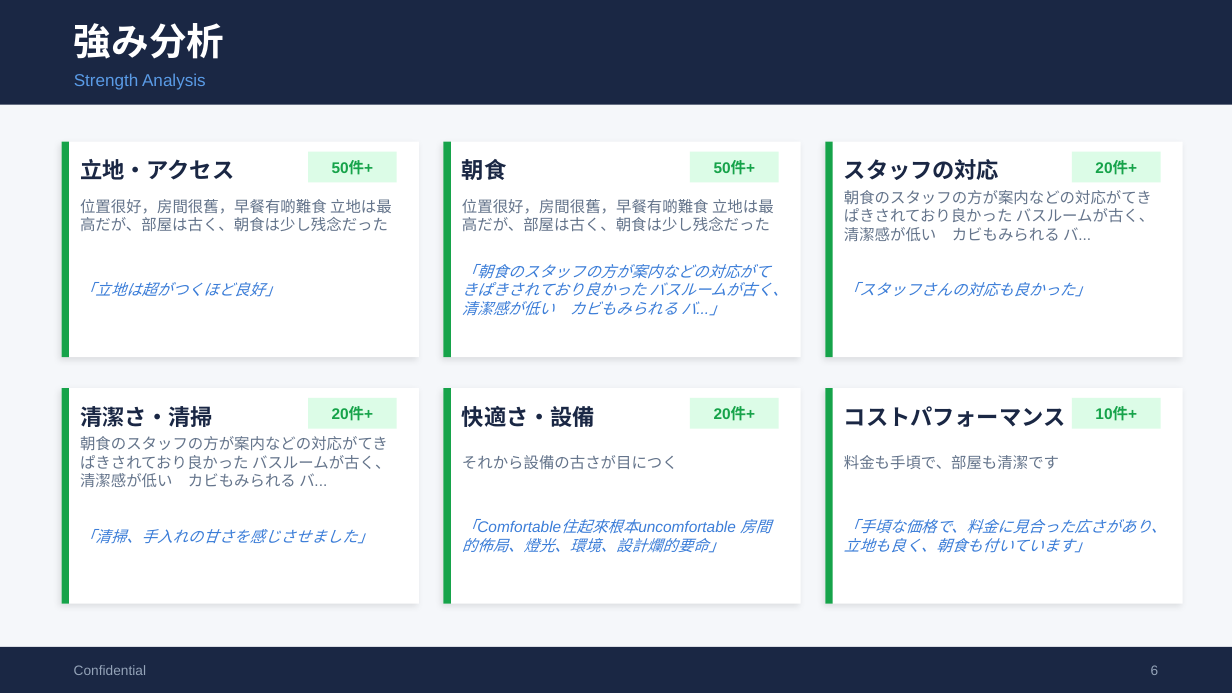
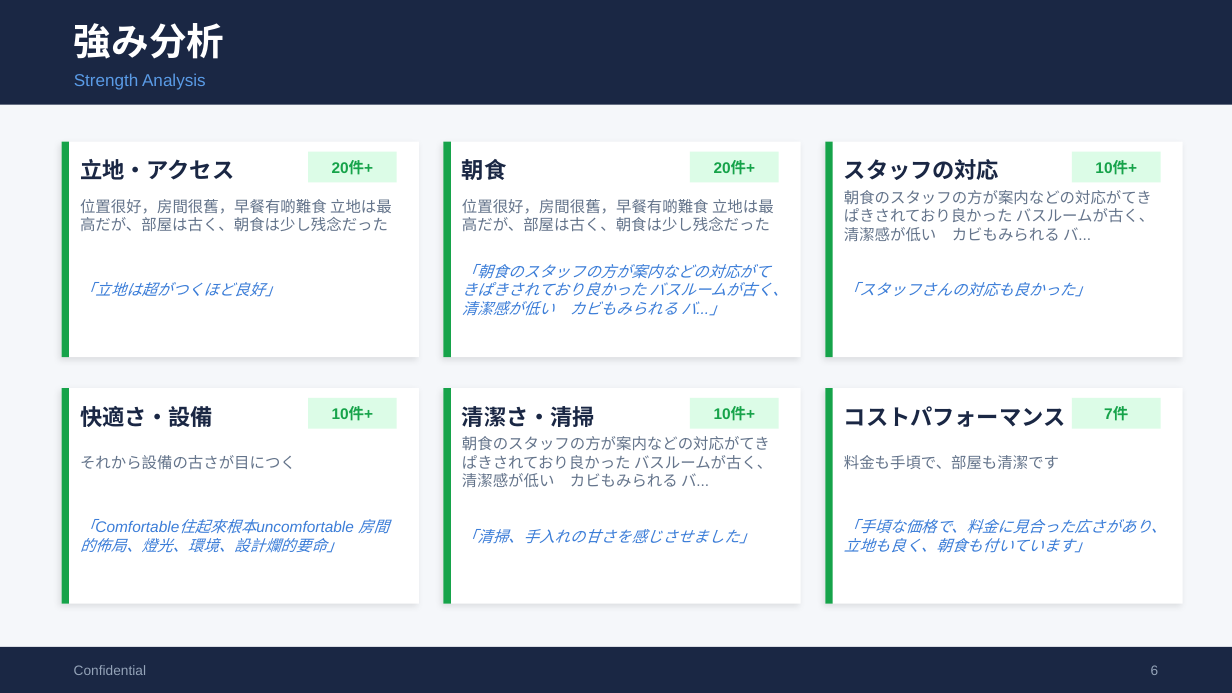
Before and after one commit to TAKAHASHIMITSUGU329/primechange-portal, a slide deck: slide 6 of 納品レポート/ホテル別レポート/comfort_hakata_口コミ分析レポート.pptx. Drawn at 1232x693 pixels with LibreOffice and Linux fonts; fonts in the diff are those of the drawing. Boxes give left, top, right and bottom in pixels: in the first picture for what was removed or moved away, otherwise in the second. Text is boxed around its words. In the diff, an @@ line names an element or a change of style, - is before the commit and + after.

```diff
--- a/納品レポート/ホテル別レポート/comfort_hakata_口コミ分析レポート.pptx
+++ b/納品レポート/ホテル別レポート/comfort_hakata_口コミ分析レポート.pptx
@@ text at (x1=332, y1=160, x2=374, y2=175): text changed @@
-50件+
+20件+
@@ text at (x1=714, y1=160, x2=756, y2=175): text changed @@
-50件+
+20件+
@@ text at (x1=1095, y1=160, x2=1137, y2=175): text changed @@
-20件+
+10件+
@@ text at (x1=80, y1=406, x2=213, y2=427): text changed @@
-清潔さ・清掃
+快適さ・設備
@@ text at (x1=332, y1=407, x2=374, y2=421): text changed @@
-20件+
+10件+
@@ text at (x1=462, y1=406, x2=595, y2=427): text changed @@
-快適さ・設備
+清潔さ・清掃
@@ text at (x1=714, y1=407, x2=756, y2=421): text changed @@
-20件+
+10件+
@@ text at (x1=1104, y1=407, x2=1128, y2=421): text changed @@
-10件+
+7件
@@ text at (x1=462, y1=436, x2=772, y2=487): text changed @@
-それから設備の古さが目につく
+朝食のスタッフの方が案内などの対応がてきぱきされており良かった バスルームが古く、清潔感が低い カビもみられる バ...
@@ text at (x1=80, y1=455, x2=296, y2=469): text changed @@
-朝食のスタッフの方が案内などの対応がてきぱきされており良かった バスルームが古く、清潔感が低い カビもみられる バ...
+それから設備の古さが目につく
@@ text at (x1=80, y1=519, x2=389, y2=553): text changed @@
-「清掃、手入れの甘さを感じさせました」
+「Comfortable住起來根本uncomfortable 房間的佈局、燈光、環境、設計爛的要命」
@@ text at (x1=462, y1=529, x2=755, y2=544): text changed @@
-「Comfortable住起來根本uncomfortable 房間的佈局、燈光、環境、設計爛的要命」
+「清掃、手入れの甘さを感じさせました」
```
Also in this commit, not shown: 7 other slides changed, 37 other files.
